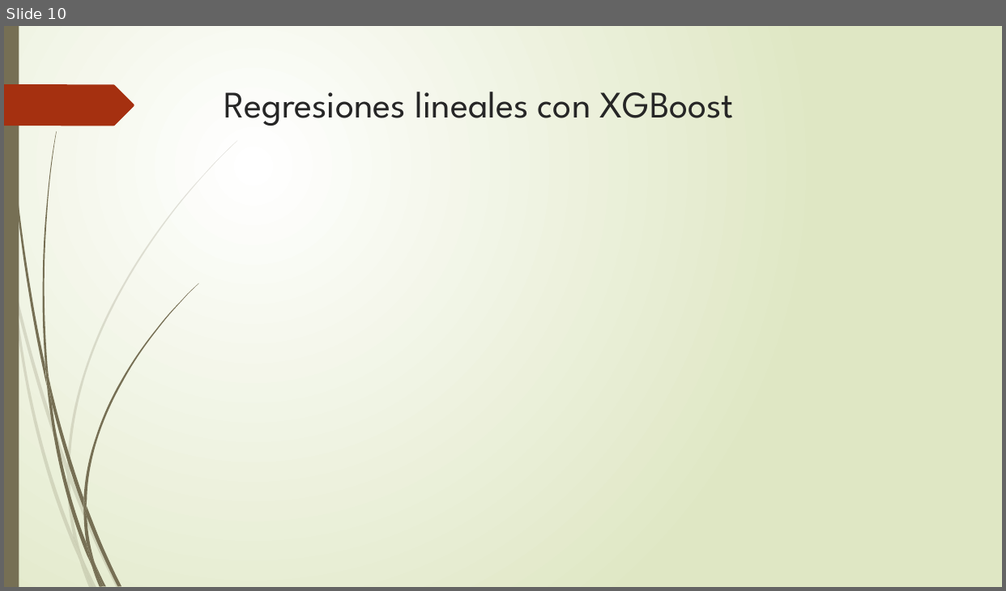
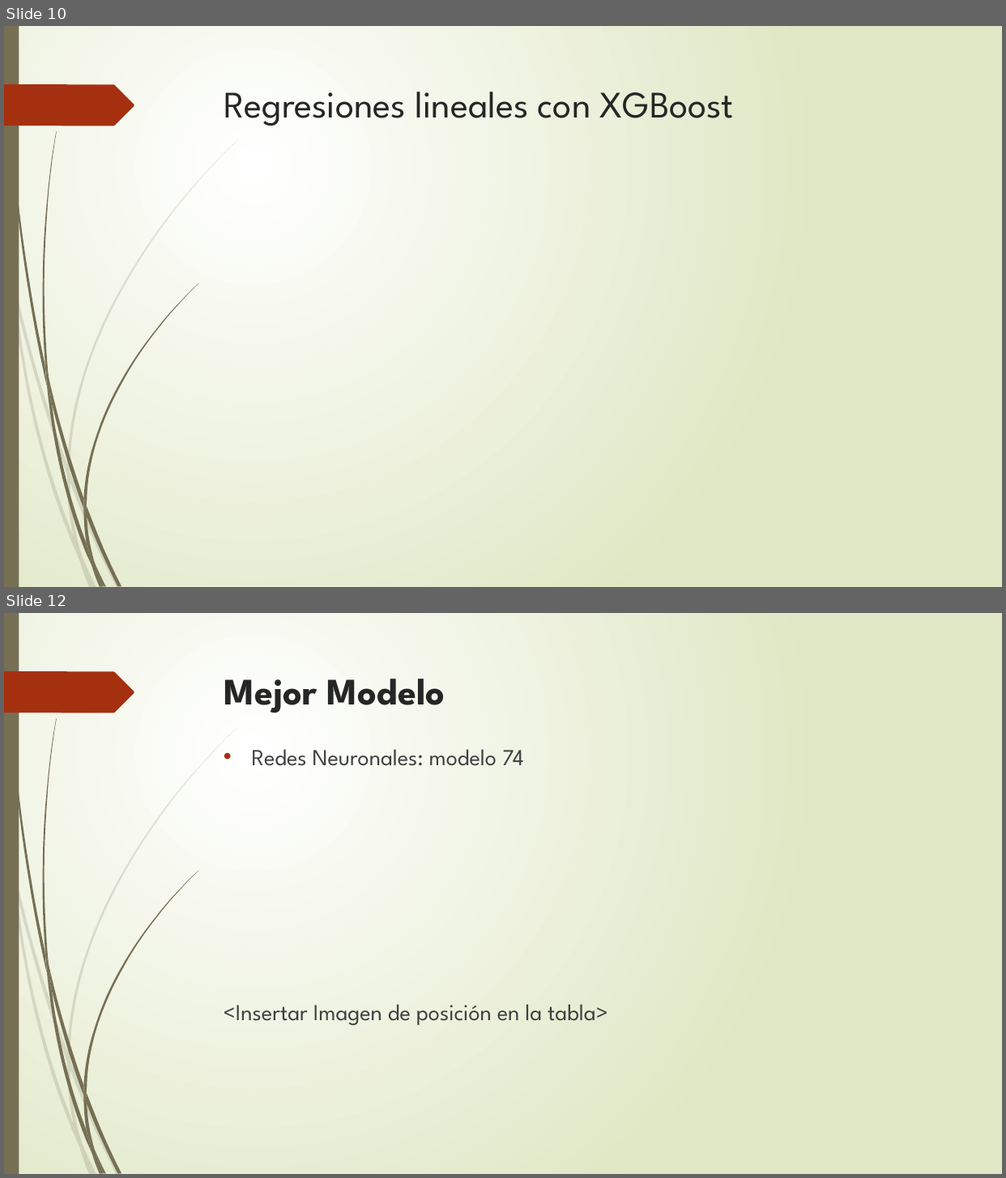
Before and after one commit to corderobot/Kaggle_House-Prices, a slide deck: Docs/House Prices.pptx. Shown one above the other, each under a label of ours: slide 10 before the commit, slides 10 and 12 after it; the slides between them are not shown. The pictures are 1006x591 and 1006x1178 pixels, drawn with LibreOffice and Linux fonts; fonts in the diff are those of the drawing. Boxes give left, top, right and bottom in pixels: in the first picture for what was removed or moved away, otherwise in the second. Text is boxed around its words. In the diff, an @@ line names an element or a change of style, - is before the commit and + after.

```diff
--- a/Docs/House Prices.pptx
+++ b/Docs/House Prices.pptx
@@ slide 12 added at (x1=4, y1=613, x2=1002, y2=1174), background gradient #FFFFFF to #DFE8C4; not listed: 24 template elements that a slide beside it also shows @@
@@ title added at (x1=224, y1=679, x2=445, y2=713), 36 pt, text #262626, bold @@
+Mejor Modelo
@@ text added at (x1=252, y1=749, x2=524, y2=766), 22 pt, text #404040 @@
+• Redes Neuronales: modelo 74
@@ text added at (x1=224, y1=1004, x2=608, y2=1025), 22 pt, text #404040 @@
+<Insertar Imagen de posición en la tabla>
```
Also in this commit, not shown: 5 slides changed, 8 other slides added, 4 slides removed.
